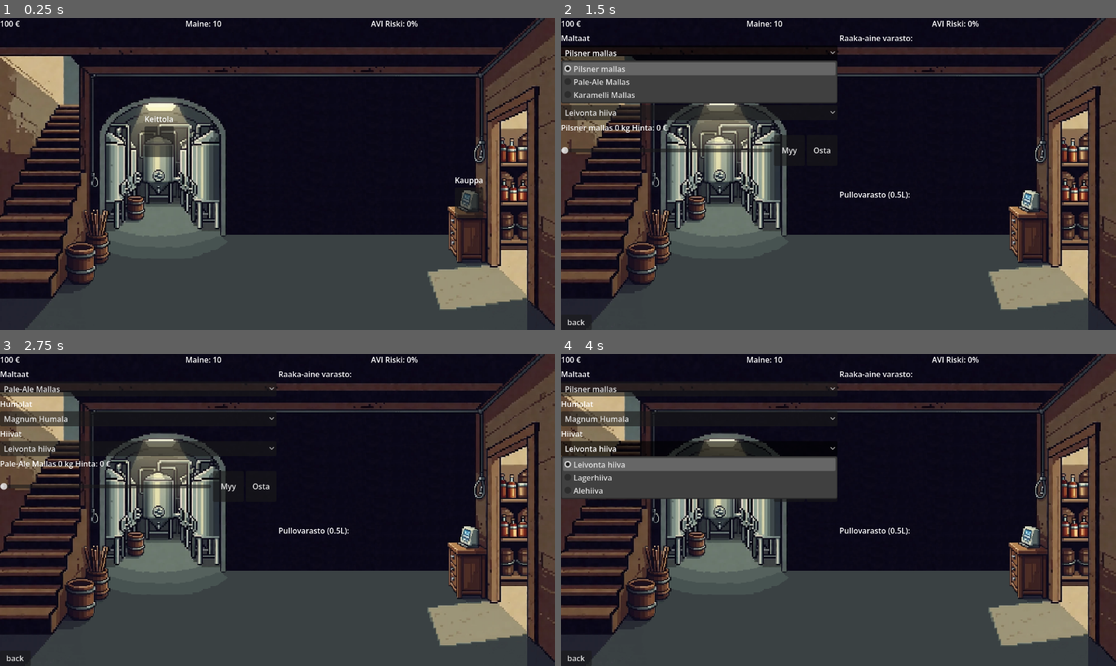
Above: before the commit, frames 1-4 (two rows, left to right).
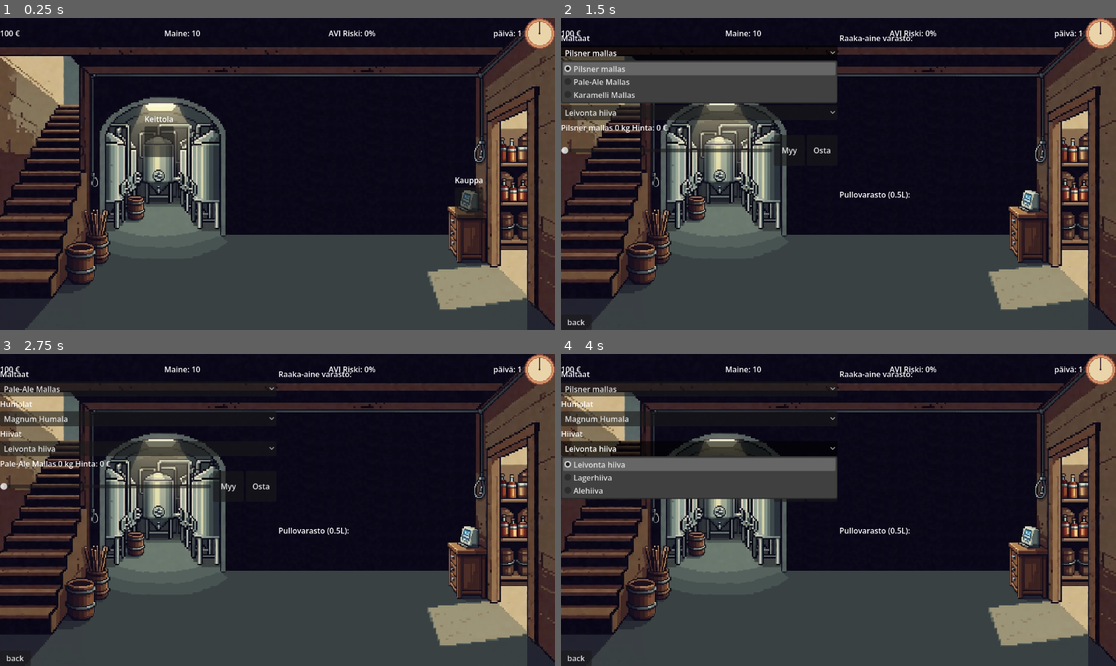
Above: after the commit, the same moments.

Repository: VelluVu/pimea-panimo-godot4
Game: Godot game, scene res://scenes/main.tscn
The game is run twice, just before and just after one commit, with the same random seed, the same clock (stepped at 60 frames per second) and the same inputs.
Inputs (mouse positions are in pixels of both pictures, inside the frame that each line leads up to):
- Up to frame 1 (0.25 s): no input
- Up to frame 2 (1.5 s): click (1032, 202) at 0.5 s; click "Pilsner mallas" at 1.25 s
- Up to frame 3 (2.75 s): click "Magnum Humala" at 2 s
- Up to frame 4 (4 s): click "Pale-Ale Mallas" at 2.75 s; click "Leivonta hiiva" at 3.5 s

The runs differ from the first frame. In frame 1, 0.9% of the frame differs, in the area x 0-100%, y 0-10%; in frame 2, 0.9%; in frame 3, 0.9%; in frame 4, 0.9%.

Commit message:
Added the clock and time

Diff:
--- a/project.godot
+++ b/project.godot
@@ -22,6 +22,7 @@
 IngredientDatabase="*uid://dexbsgkyojbsd"
 BrewEngine="*uid://v1ldxk71j6xp"
 StringContainer="*uid://dpid4q4x5pp7w"
+TimeManager="*uid://bt32vf1r28xyy"
 
 [physics]
 
--- a/scenes/main.tscn
+++ b/scenes/main.tscn
@@ -5,9 +5,12 @@
 [ext_resource type="Script" uid="uid://bvpo7jgusrd3q" path="res://scenes/ui/top_panel_resources.gd" id="2_tipki"]
 [ext_resource type="Script" uid="uid://v0858wg1wksr" path="res://scenes/ui/ingredient_inventory_panel.gd" id="4_85g3d"]
 [ext_resource type="Script" uid="uid://ctq44eyxh0uc8" path="res://scenes/ui/left_brewing_view.gd" id="4_jyhfs"]
+[ext_resource type="Texture2D" uid="uid://y2xw4opasm1r" path="res://assets/textures/clock_bg_64.png" id="4_ya4ey"]
 [ext_resource type="Script" uid="uid://dxiexvbe7ambw" path="res://scenes/ui/beer_batch_panel.gd" id="5_choun"]
+[ext_resource type="Texture2D" uid="uid://w5pa604suqjy" path="res://assets/textures/clockhand_64.png" id="5_eb6dy"]
 [ext_resource type="Script" uid="uid://dbsgu6mke0d4q" path="res://scenes/ui/left_shop_view.gd" id="5_tbgi4"]
 [ext_resource type="Script" uid="uid://bh2cqv03r8t8o" path="res://scenes/ui/ingredient_option_button.gd" id="5_tipki"]
+[ext_resource type="Script" uid="uid://cx0sfer400res" path="res://scenes/ui/clock_ui.gd" id="5_trceg"]
 [ext_resource type="Script" uid="uid://be6oyi80fbyom" path="res://scenes/ui/brew_preparation_panel.gd" id="7_tipki"]
 
 [node name="Main" type="Node" unique_id=1659433080]
@@ -27,7 +30,7 @@
 shop_entrance_panel = NodePath("ShopEntrancePanel")
 back_button = NodePath("BackButton")
 
-[node name="TextureRect" type="TextureRect" parent="GUI" unique_id=354978620]
+[node name="BG_TextureRect" type="TextureRect" parent="GUI" unique_id=354978620]
 layout_mode = 1
 anchors_preset = 15
 anchor_right = 1.0
@@ -58,6 +61,22 @@
 layout_mode = 2
 size_flags_horizontal = 3
 text = "AVI Riski: 0%"
+
+[node name="DayLabel" type="Label" parent="GUI/TopPanel_Resources" unique_id=1287966115]
+layout_mode = 2
+text = "päivä: 1"
+
+[node name="ClockUITextureRect" type="TextureRect" parent="GUI/TopPanel_Resources" unique_id=586740352]
+layout_mode = 2
+texture = ExtResource("4_ya4ey")
+script = ExtResource("5_trceg")
+
+[node name="ClockHandTextureRect" type="TextureRect" parent="GUI/TopPanel_Resources/ClockUITextureRect" unique_id=787688972]
+layout_mode = 1
+anchors_preset = -1
+pivot_offset = Vector2(32, 32)
+offset_transform_enabled = true
+texture = ExtResource("5_eb6dy")
 
 [node name="Right_WarehouseView" type="VBoxContainer" parent="GUI" unique_id=1128246563]
 visible = false
--- /dev/null
+++ b/scenes/ui/clock_ui.gd
@@ -0,0 +1,14 @@
+class_name ClockUI
+extends TextureRect
+
+
+@onready var clock_hand : Control = $ClockHandTextureRect
+
+
+func _process(_delta: float) -> void:
+	if clock_hand == null:
+		return
+
+	var progress = TimeManager.get_day_progress()
+
+	clock_hand.rotation = progress * 2.0 * PI
--- a/scenes/ui/top_panel_resources.gd
+++ b/scenes/ui/top_panel_resources.gd
@@ -1,18 +1,32 @@
 class_name TopPanelResources
 extends HBoxContainer
+
+
+const DAY_STRING : String = "Päivä: %s"
 
 @onready var money_label : Label = $MoneyLabel
 @onready var reputation_label : Label = $ReputationLabel
 @onready var risk_label : Label = $RiskLabel
+@onready var day_label : Label = $DayLabel
 var last_money: int = -1
 var last_reputation : int = -1
 var last_risk: int = -1
 
 func _ready() -> void:
 	BrewerySignals.brewery_state_changed.connect(_on_brewery_state_changed)
+	TimeManager.day_changed.connect(_on_day_changed)
 
 	if BrewEngine.current_brewery != null:
 		BrewEngine.current_brewery.emit_initial_values()
+
+
+func _on_day_changed(new_day: int) -> void:
+	_update_day_display(new_day)
+
+
+func _update_day_display(day_num: int) -> void:
+	if day_label:
+		day_label.text = DAY_STRING % str(day_num)
 
 
 func _on_brewery_state_changed(brewery : Brewery) -> void:
--- a/src/autoload/string_container.gd
+++ b/src/autoload/string_container.gd
@@ -50,3 +50,4 @@
 const CREATED_MISSING_BEER_STYLES_FOLDER : String = "Created missing beer_styles folder: "
 const LOADED_BEER_STYLES_MESSAGE : String = "Ladattu yhteensä %s oluttyyliä datasta:"
 const BEER_BATCH_STARTED_SPOILING_MESSAGE : String = "HUOMIO: Erä %s (Ikä: %s päivää) alkaa etikkoitua kellarissa!"
+const DAY_CHANGED_MESSAGE : String = "--- DAY CHANGED: Day %s starts ---"
--- /dev/null
+++ b/src/autoload/time_manager.gd
@@ -0,0 +1,56 @@
+#TimeManager (Autoload)
+extends Node
+
+signal day_changed(new_day : int)
+
+const BREW_BATCHES_PROPERTY_NAME = "brew_batches"
+
+@export var day_duration_seconds : float = 1440
+var current_day : int = 1
+var time_accumulator : float = 0.0
+var day_timer: Timer
+
+
+func _ready() -> void:
+	day_timer = Timer.new()
+	add_child(day_timer)
+	day_timer.wait_time = day_duration_seconds
+	day_timer.one_shot = false
+	day_timer.timeout.connect(_on_day_timeout)
+	day_timer.start()
+
+
+func _on_day_timeout() -> void:
+	_advance_day()
+
+
+func _advance_day() -> void:
+	current_day += 1
+	print(StringContainer.DAY_CHANGED_MESSAGE % current_day)
+
+	if BrewEngine.current_brewery and BrewEngine.current_brewery.inventory:
+		_process_cellar_aging(BrewEngine.current_brewery.inventory)
+
+	day_changed.emit(current_day)
+
+
+func get_day_progress() -> float:
+	if day_timer == null or day_timer.is_stopped():
+		return 0.0
+
+	return (day_timer.wait_time - day_timer.time_left) / day_timer.wait_time
+
+
+func _process_cellar_aging(inventory) -> void:
+	if BREW_BATCHES_PROPERTY_NAME in inventory and inventory.brew_batches != null:
+		for batch in inventory.brew_batches:
+			batch.age_one_day()
+
+		BrewerySignals.brewery_state_changed.emit(BrewEngine.current_brewery)
+
+
+func pause_time() -> void:
+	day_timer.paused = true
+
+func resume_time() -> void:
+	day_timer.paused = false
Binary file added: assets/textures/clock_bg_64.png
Not shown, added: assets/textures/clock_bg_64.png.import
Binary file added: assets/textures/clockhand_64.png
Not shown, added: assets/textures/clockhand_64.png.import
Not shown, added: scenes/ui/clock_ui.gd.uid
Not shown, added: src/autoload/time_manager.gd.uid
